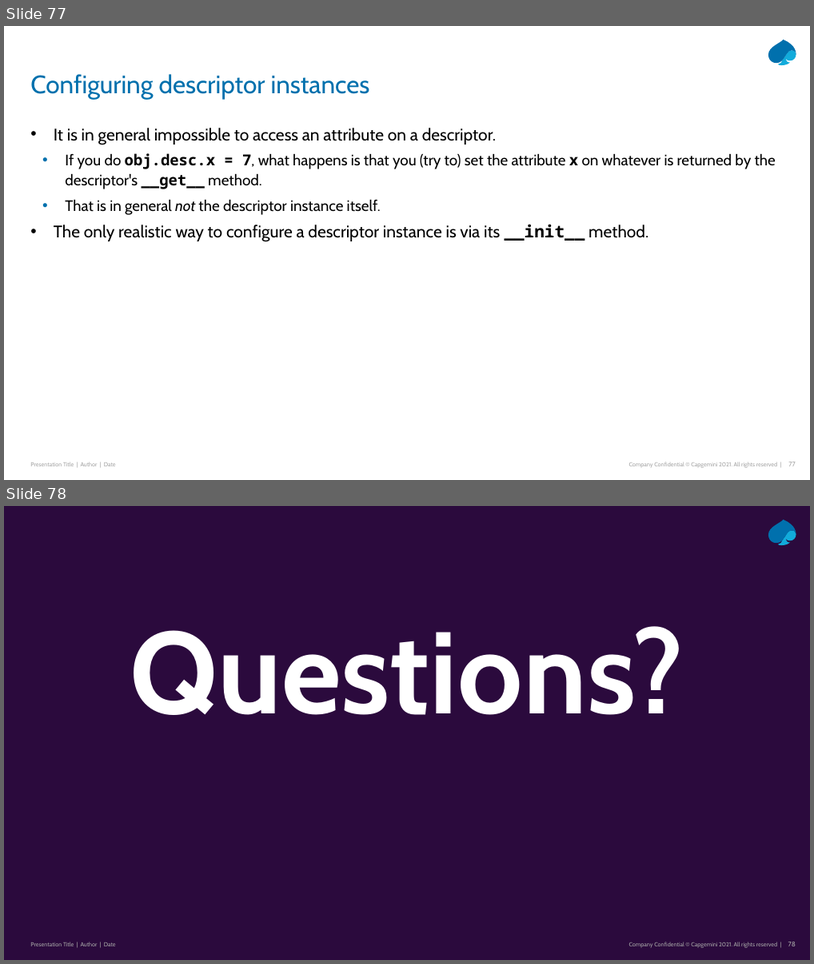
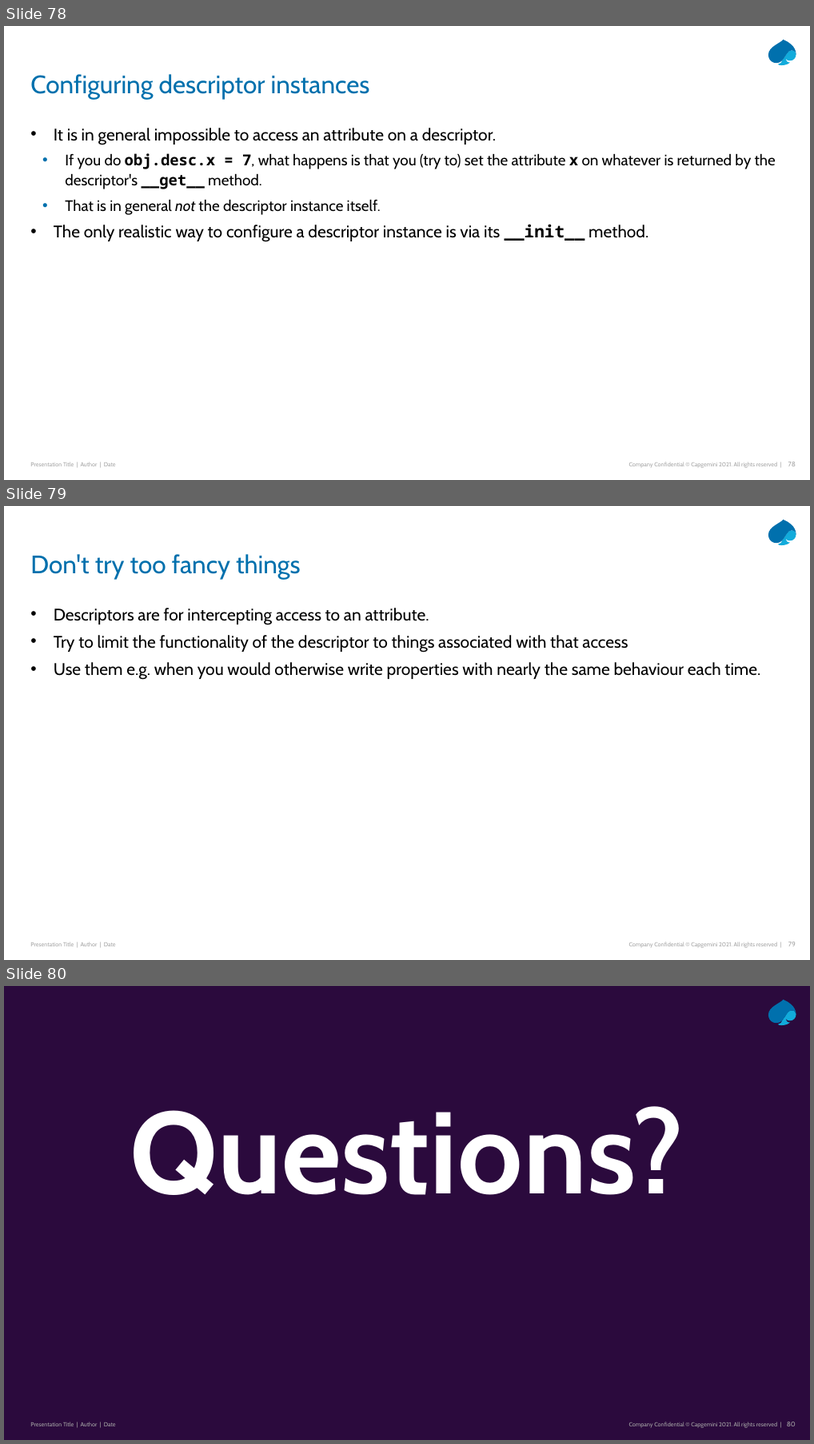
Before and after one commit to Python-Masterclass/Descriptors, a slide deck: Masterclass-6-descriptors.pptx. Shown one above the other, each under a label of ours: slides 77 and 78 before the commit, slides 78, 79 and 80 after it. The pictures are 814x964 and 814x1444 pixels, drawn with LibreOffice and Linux fonts; fonts in the diff are those of the drawing. Boxes give left, top, right and bottom in pixels: in the first picture for what was removed or moved away, otherwise in the second. Text is boxed around its words. In the diff, an @@ line names an element or a change of style, - is before the commit and + after.

```diff
--- a/Masterclass-6-descriptors.pptx
+++ b/Masterclass-6-descriptors.pptx
@@ slide 79 added at [4,506,810,960], background #FFFFFF; not listed: 5 template elements that a slide beside it also shows @@
@@ title added at [30,554,301,579], 30 pt, text #0070AD @@
+Don't try too fancy things
@@ text added at [54,608,761,680], 20 pt, text #000000 @@
+• Descriptors are for intercepting access to an attribute.
+• Try to limit the functionality of the descriptor to things associated with that access
+• Use them e.g. when you would otherwise write properties with nearly the same behaviour each time.
@@ what was slide 77 is now slide 78 @@
@@ what was slide 78 is now slide 80 @@
@@ page number at [787,1421,796,1426]: text changed @@
-78
+80
```
Also in this commit, not shown: 2 slides changed, 1 other slide added, 2 other files.
